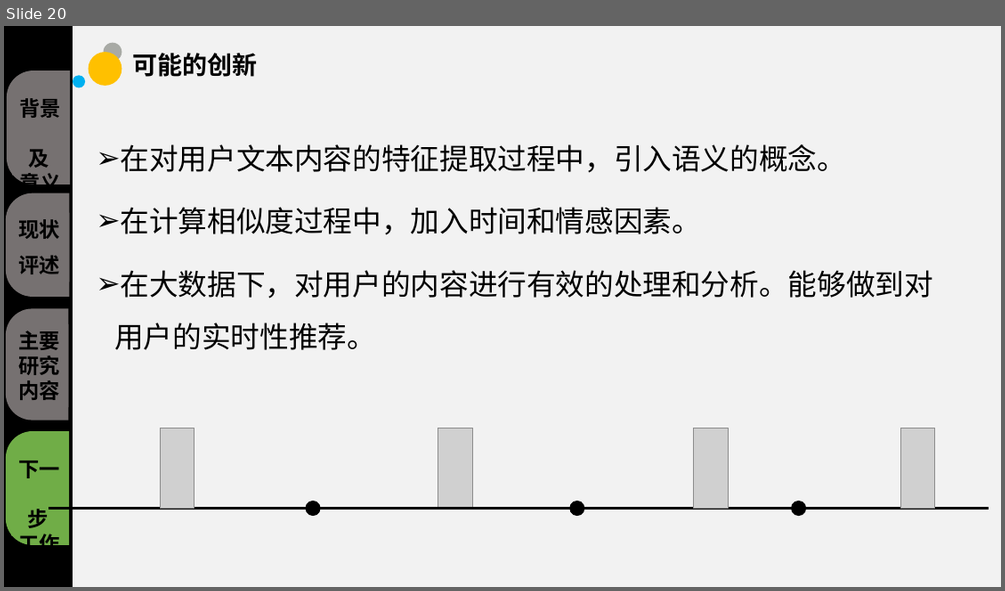
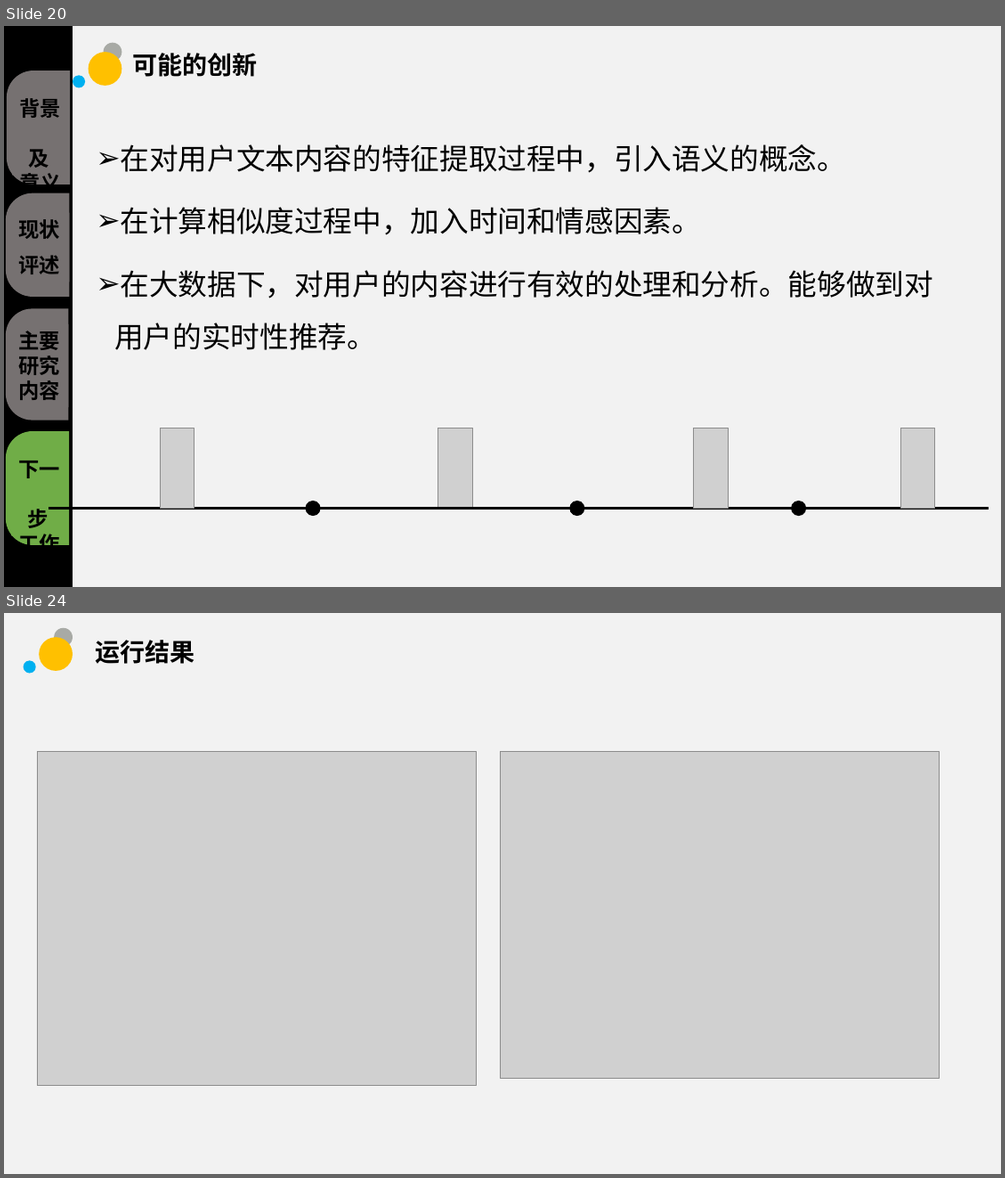
Before and after one commit to sunhongtao/Big_thesis, a slide deck: 毕业答辩/毕业答辩.pptx. Shown one above the other, each under a label of ours: slide 20 before the commit, slides 20 and 24 after it; the slides between them are not shown. The pictures are 1005x591 and 1005x1178 pixels, drawn with LibreOffice and Linux fonts; fonts in the diff are those of the drawing; grey boxes stand for pictures; background and template pictures are left out. Boxes give left, top, right and bottom in pixels: in the first picture for what was removed or moved away, otherwise in the second. Text is boxed around its words. In the diff, an @@ line names an element or a change of style, - is before the commit and + after.

```diff
--- a/毕业答辩/毕业答辩.pptx
+++ b/毕业答辩/毕业答辩.pptx
@@ slide 24 added at (4,613,1001,1174), background #F2F2F2 @@
@@ ellipse added at (39,637,73,671), fill #FFC000 @@
@@ ellipse added at (54,628,73,647), fill #A8AAA5 @@
@@ ellipse added at (24,661,36,674), fill #00B0F0 @@
@@ title added at (95,640,194,664), 24 pt, text #000000, bold @@
+运行结果
@@ picture added at (38,751,476,1085) @@
@@ picture added at (501,751,938,1078) @@
```
Also in this commit, not shown: 4 slides changed, 5 other slides added, 1 slide removed, 2 other files.
